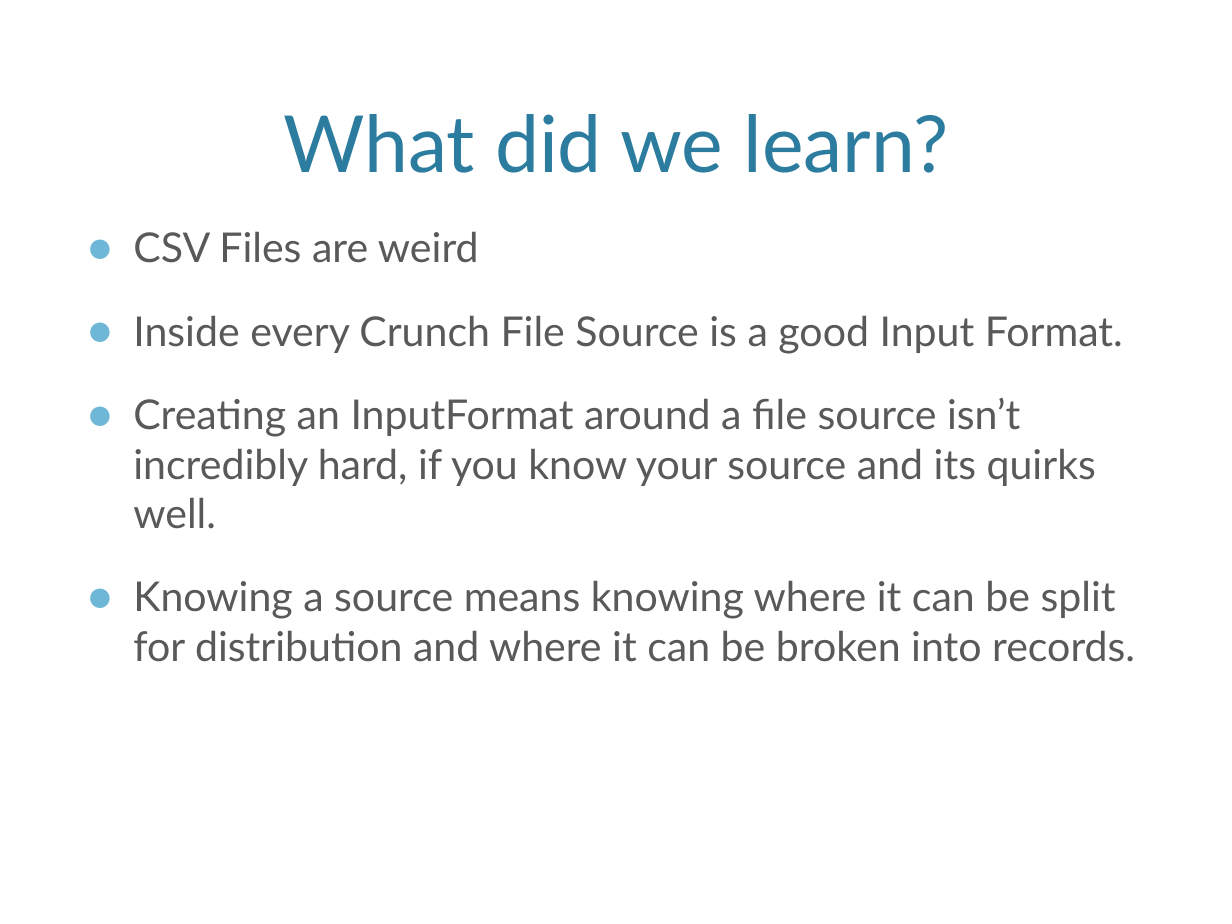
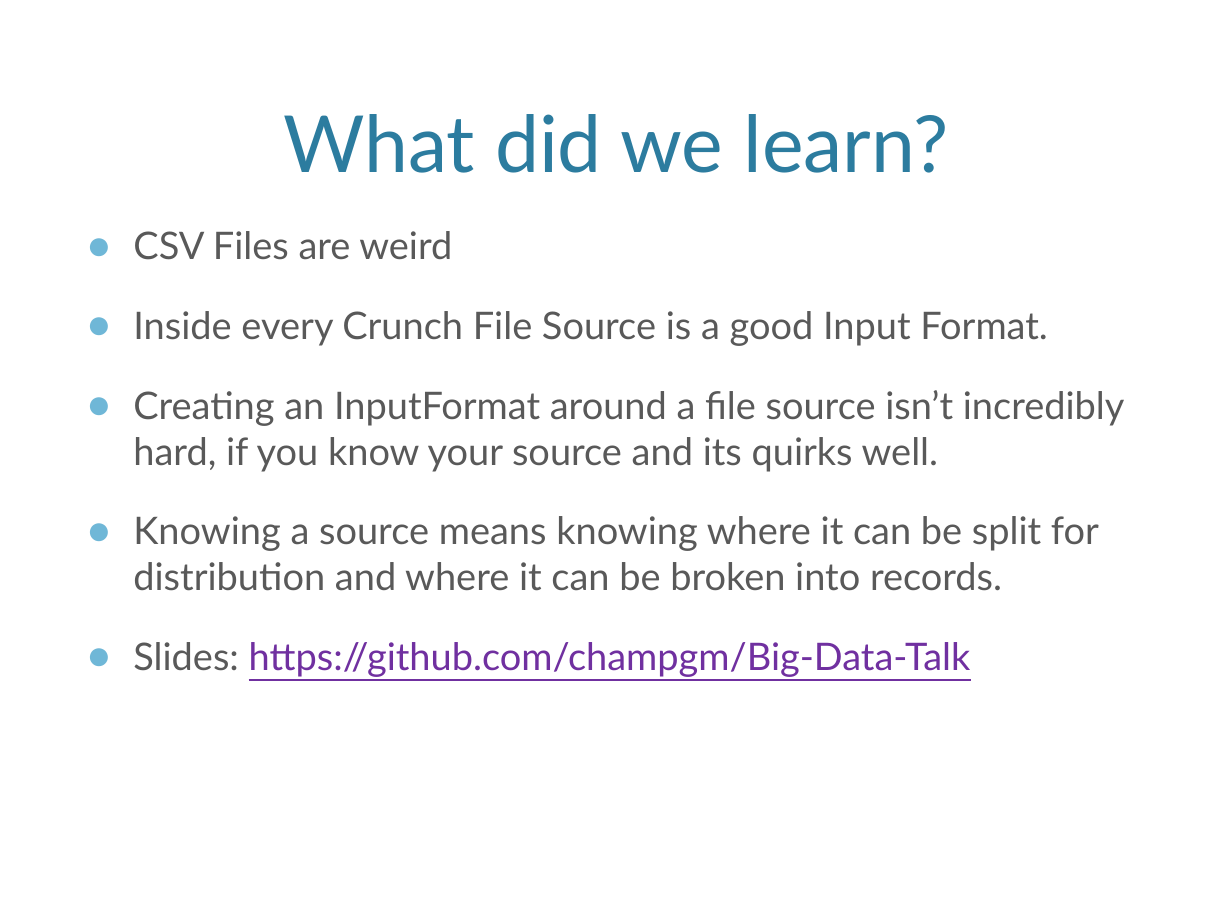
Before and after one commit to champgm/Big-Data-Talk, a slide deck: slide 19 of BigDataTalk.pptx. Drawn at 1232x924 pixels with LibreOffice and Linux fonts; fonts in the diff are those of the drawing; background and template pictures are left out. Boxes give left, top, right and bottom in pixels: in the first picture for what was removed or moved away, otherwise in the second. Text is boxed around its words. In the diff, an @@ line names an element or a change of style, - is before the commit and + after.

```diff
--- a/BigDataTalk.pptx
+++ b/BigDataTalk.pptx
@@ text at [133,231,1125,591]: size 24 to 22.2 pt in "CSV Files are weird", "Inside every Crunch File Source is a ...", "Creating an InputFormat around a file source ...", "Knowing a source means knowing where it ..." @@
@@ text at [133,642,971,677]: paragraph added @@
+● Slides: https://github.com/champgm/Big-Data-Talk
```
Also in this commit, not shown: 4 other slides changed, 1 other file.
